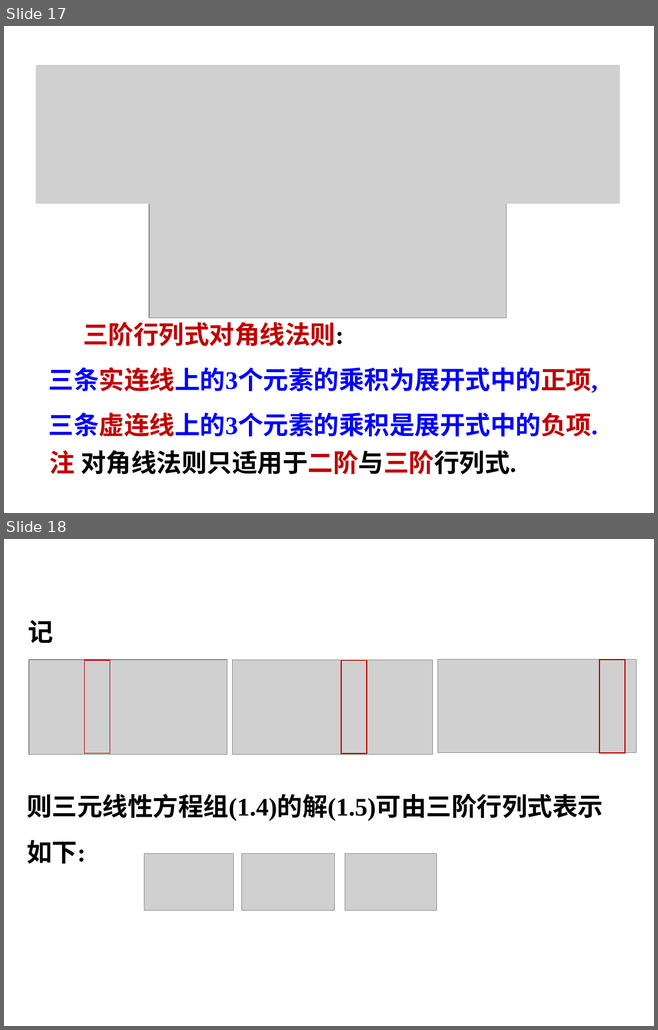
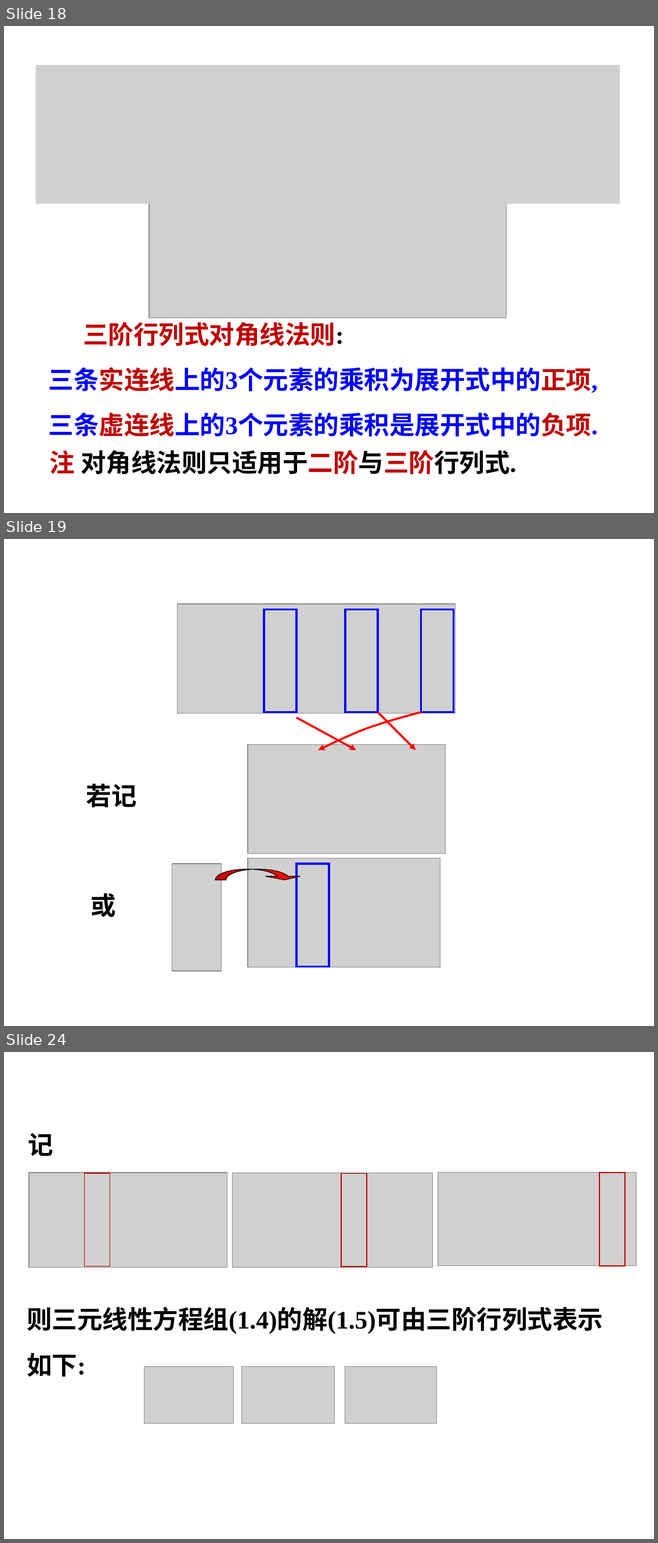
Before and after one commit to zeemeil/zeemeil.github.io, a slide deck: files/2025_2_LM/0930_0101.pptx. Shown one above the other, each under a label of ours: slides 17 and 18 before the commit, slides 18, 19 and 24 after it; the slides between them are not shown. The pictures are 658x1030 and 658x1543 pixels, drawn with LibreOffice and Linux fonts; fonts in the diff are those of the drawing; grey boxes stand for pictures; background and template pictures are left out. Boxes give left, top, right and bottom in pixels: in the first picture for what was removed or moved away, otherwise in the second. Text is boxed around its words. In the diff, an @@ line names an element or a change of style, - is before the commit and + after.

```diff
--- a/files/2025_2_LM/0930_0101.pptx
+++ b/files/2025_2_LM/0930_0101.pptx
@@ slide 19 added at bbox=[4, 539, 654, 1026], background picture (left out) @@
@@ picture added at bbox=[177, 604, 455, 713] @@
@@ rectangle added at bbox=[264, 609, 296, 712], outline #0000FF 2.25 pt @@
@@ rectangle added at bbox=[345, 609, 378, 712], outline #0000FF 2.25 pt @@
@@ rectangle added at bbox=[421, 609, 453, 712], outline #0000FF 2.25 pt @@
@@ freeform shape added at bbox=[318, 712, 420, 750], outline #FF0000 2.25 pt @@
@@ arrow added from (378, 712) to (415, 750), #FF0000 2.25 pt @@
@@ arrow added from (296, 718) to (356, 750), #FF0000 2.25 pt @@
@@ picture added at bbox=[248, 745, 445, 854] @@
@@ text added at bbox=[86, 784, 137, 808], 28 pt, text #000000, bold @@
+若记
@@ picture added at bbox=[172, 864, 221, 971] @@
@@ curved down arrow added at bbox=[215, 869, 302, 880], fill #FF0000, outline #000000 0.75 pt @@
@@ picture added at bbox=[248, 859, 440, 968] @@
@@ rectangle added at bbox=[296, 864, 329, 966], outline #0000FF 2.25 pt @@
@@ text added at bbox=[90, 893, 116, 917], 28 pt, text #000000, bold @@
+或
@@ what was slide 17 is now slide 18 @@
@@ what was slide 18 is now slide 24 @@
```
Also in this commit, not shown: 1 slide changed, 8 other slides added, 2 other files.
